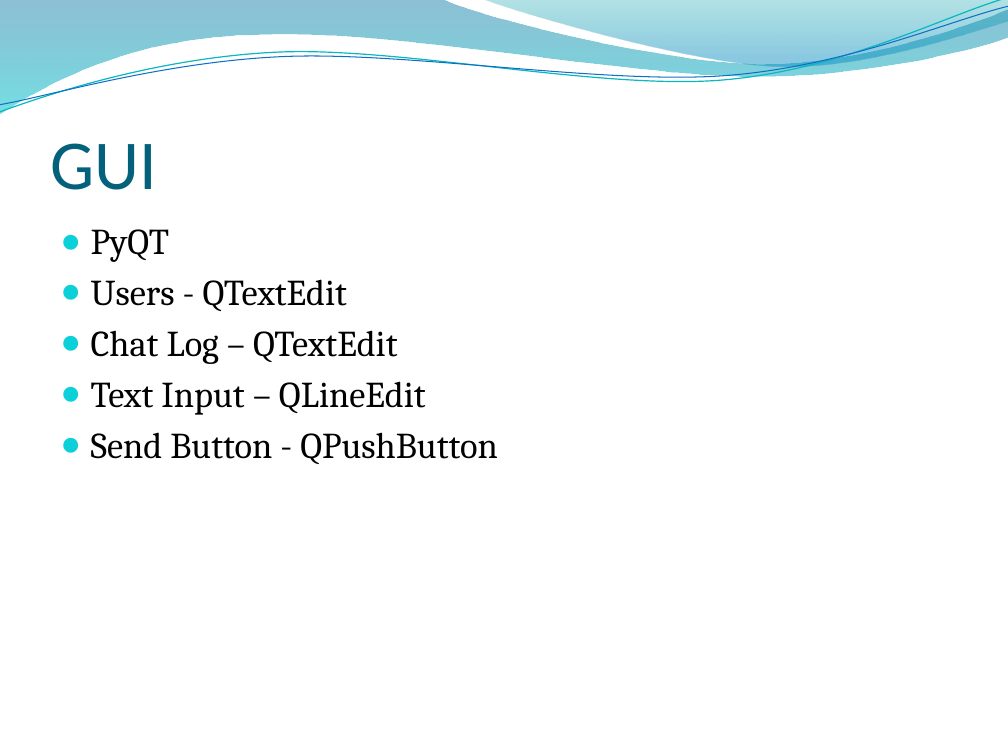
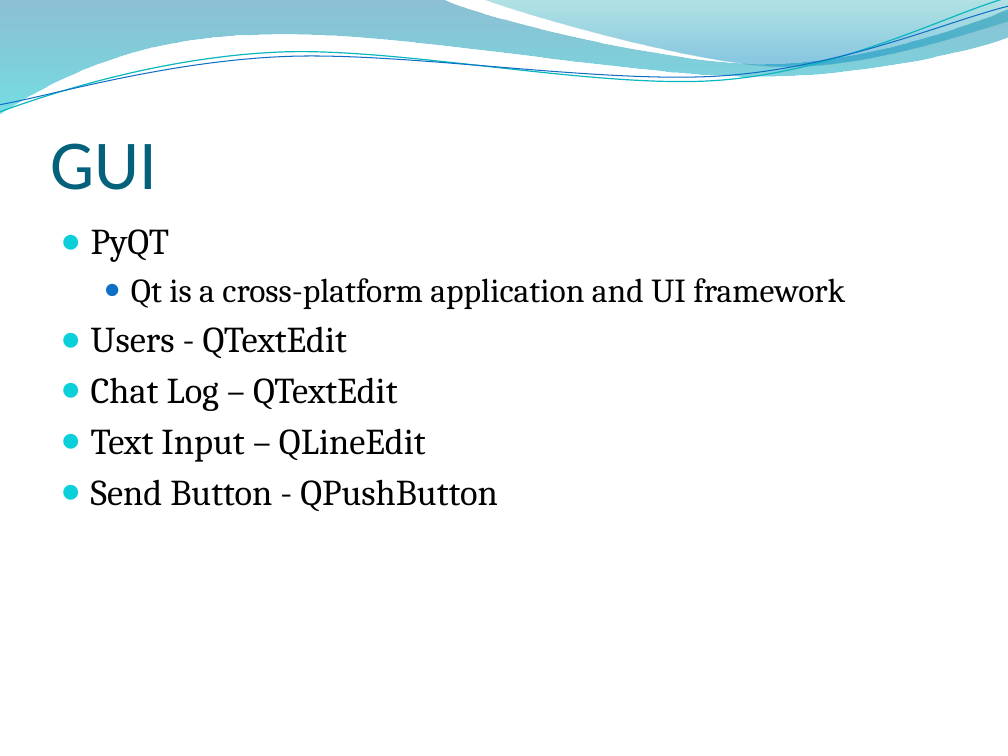
Before and after one commit to kaledj/chatroom, a slide deck: slide 5 of Chatroom Project.pptx. Drawn at 1008x756 pixels with LibreOffice and Linux fonts; fonts in the diff are those of the drawing; background and template pictures are left out. Boxes give left, top, right and bottom in pixels: in the first picture for what was removed or moved away, otherwise in the second. Text is boxed around its words. In the diff, an @@ line names an element or a change of style, - is before the commit and + after.

Commit message:
Updated PPT

```diff
--- a/Chatroom Project.pptx
+++ b/Chatroom Project.pptx
@@ text at [131,278,845,309]: paragraph added @@
+  ● Qt is a cross-platform application and UI framework
```
Also in this commit, not shown: 1 other slide changed, 1 slide added.
